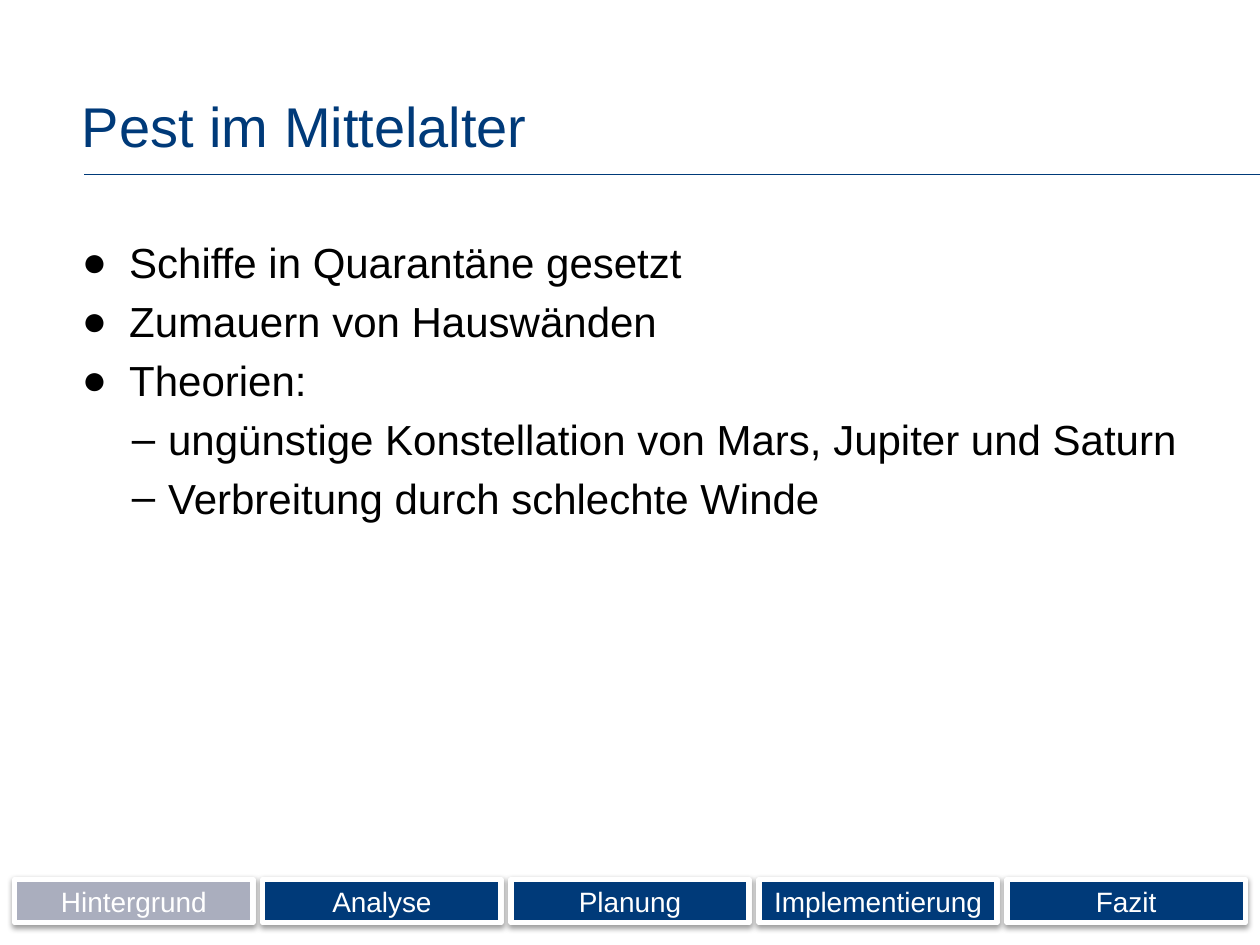
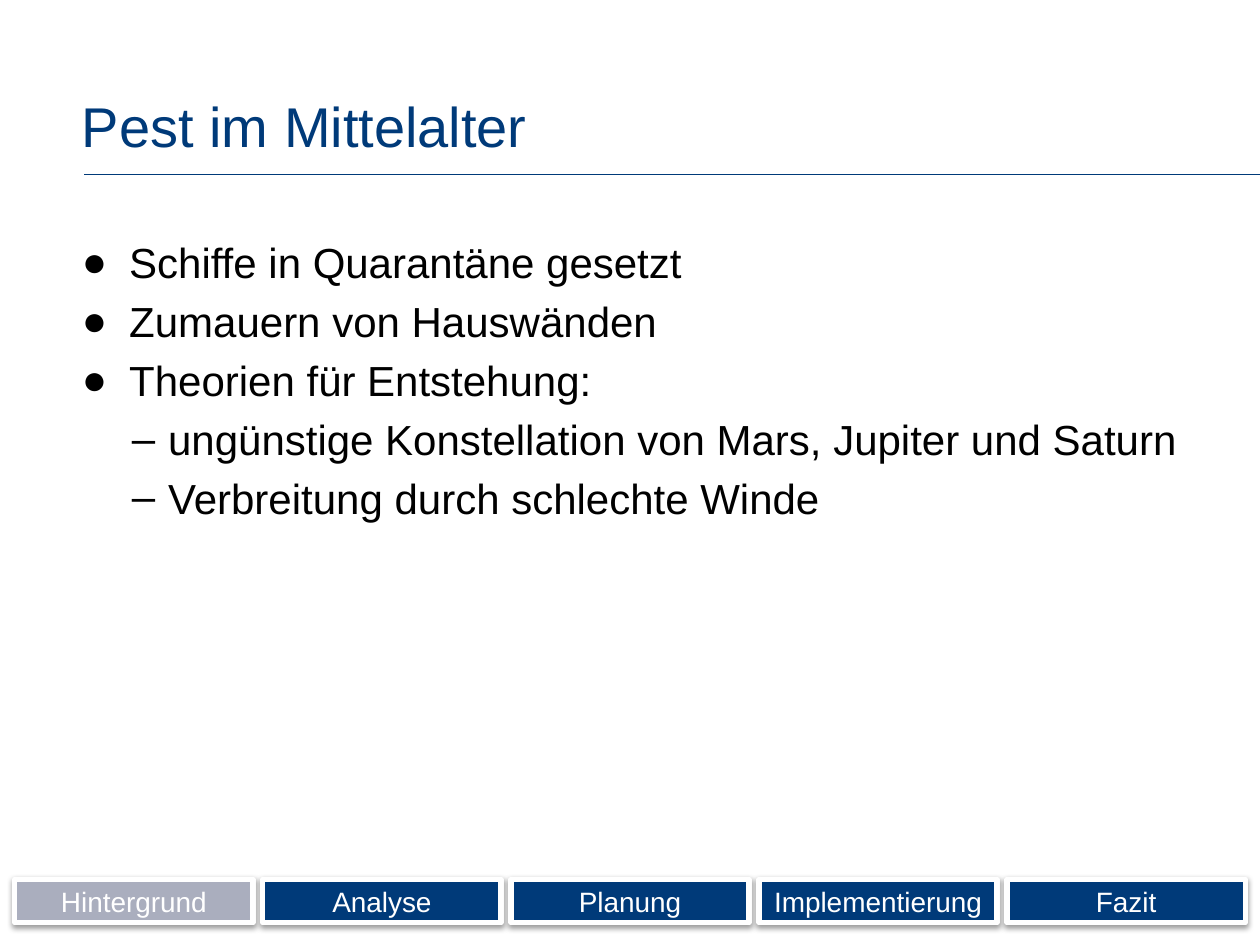
Before and after one commit to Wolle1508/SE-Projekt, a slide deck: slide 8 of Präsentation.pptx. Drawn at 1260x945 pixels with LibreOffice and Linux fonts; fonts in the diff are those of the drawing; background and template pictures are left out. Boxes give left, top, right and bottom in pixels: in the first picture for what was removed or moved away, otherwise in the second. Text is boxed around its words. In the diff, an @@ line names an element or a change of style, - is before the commit and + after.

```diff
--- a/Präsentation.pptx
+++ b/Präsentation.pptx
@@ text at (129, 365, 591, 405): text changed @@
-● Theorien:
+● Theorien für Entstehung:
```
Also in this commit, not shown: 8 other slides changed, 1 other file.
